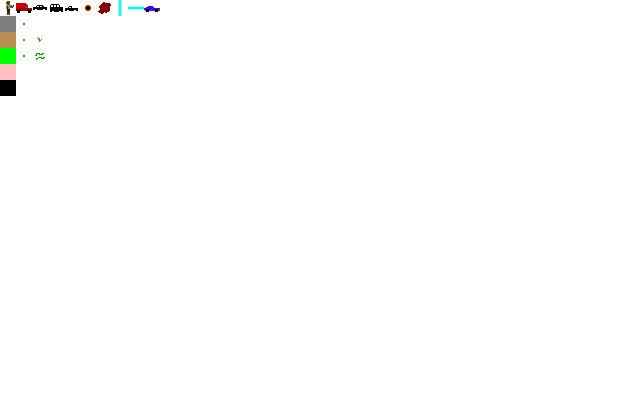
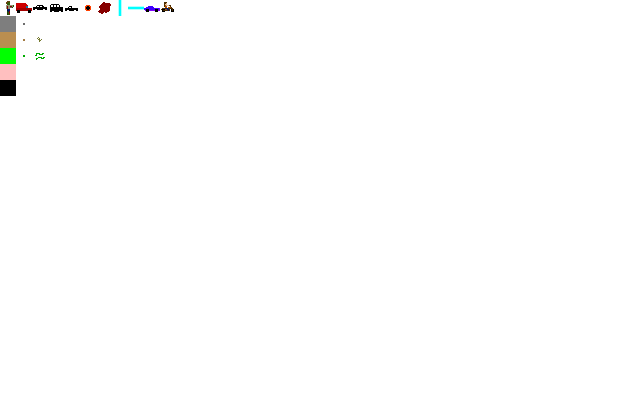
Revision of a layered 640×400 image; what changed, layer by layer:
added layer "asphalt-bg copy #1" above "asphalt-bg" over 161, 2, 174, 12
